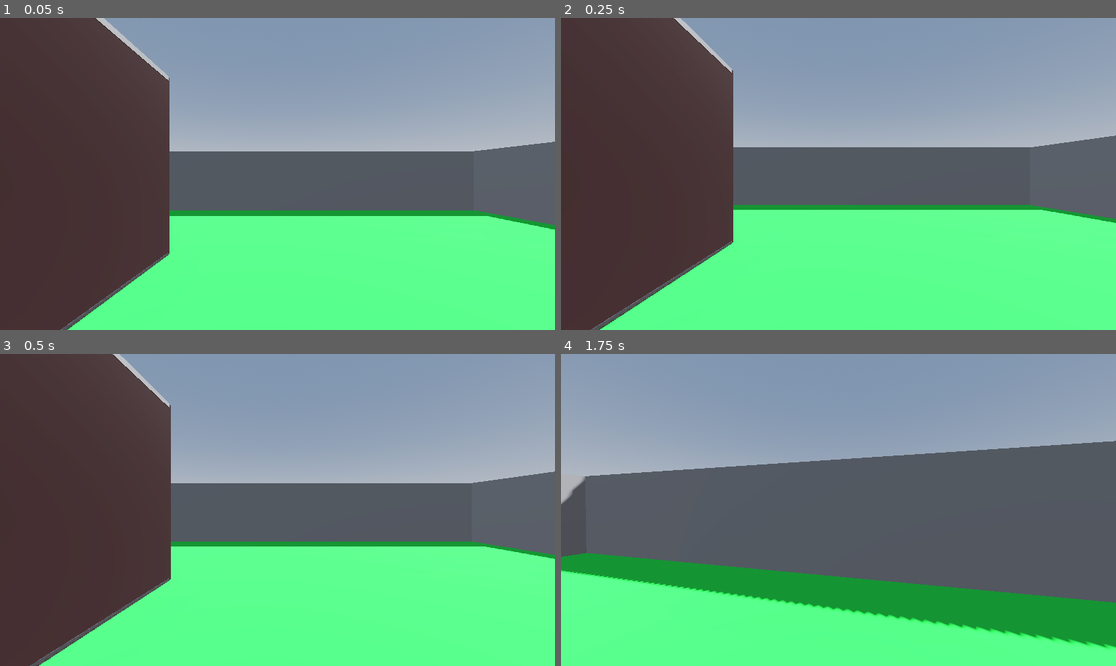
Above: before the commit, frames 1-4 (two rows, left to right).
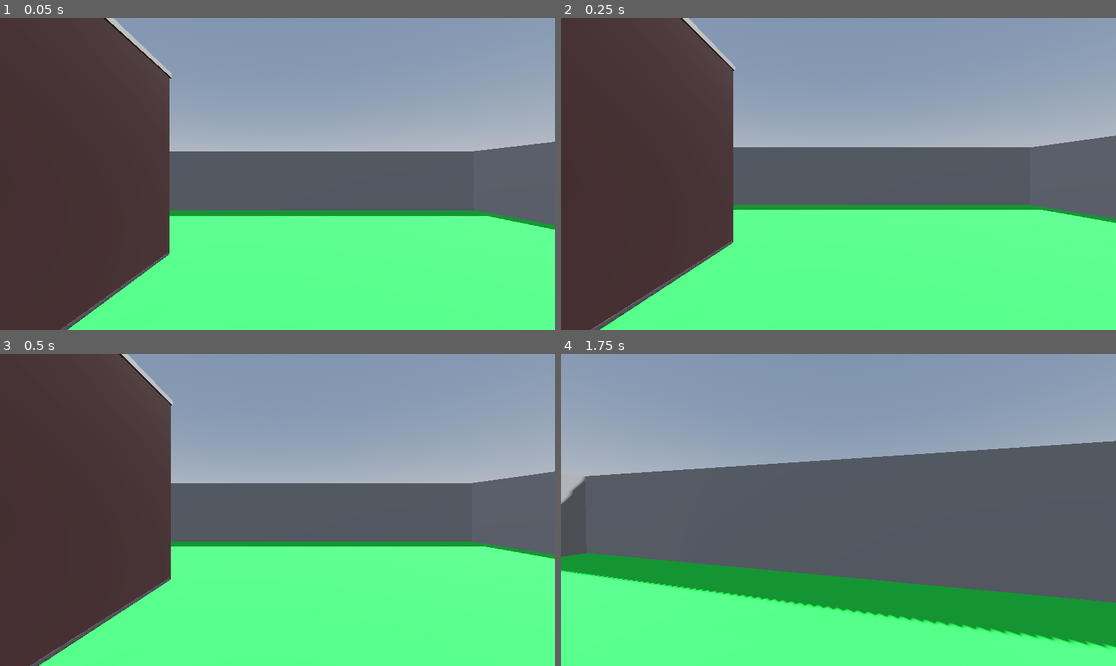
Above: after the commit, the same moments.

Repository: LuciferatW0rk/Brackeys_GameJam
Game: Godot game, scene res://Scenes/world.tscn
The game is run twice, just before and just after one commit, with the same random seed, the same clock (stepped at 60 frames per second) and the same inputs.
Inputs (mouse positions are in pixels of both pictures, inside the frame that each line leads up to):
- Up to frame 1 (0.05 s): no input
- Up to frame 2 (0.25 s): no input
- Up to frame 3 (0.5 s): no input
- Up to frame 4 (1.75 s): tap Enter at 0.5 s; move the mouse to (866, 510) at 0.52 s; hold W (up) from 0.53 s (still down); tap Space (jump) at 0.77, 1.52 s; move the mouse to (810, 510) at 1.27 s

The runs differ from the first frame. In frame 1, 0.5% of the frame differs, in the area x 17-31%, y 0-21%; in frame 2, 0.4%; in frame 3, 0.4%; in frame 4, nothing differs.

Commit message:
Update house.tscn

Diff:
--- a/Assets/house.tscn
+++ b/Assets/house.tscn
@@ -29,9 +29,9 @@
 size = Vector3(6, 0.1, 6)
 
 [node name="Ceiling" type="CSGBox3D" parent="."]
-transform = Transform3D(1, 0, 0, 0, 1, 0, 0, 0, 1, 0, 3.90148, 0)
+transform = Transform3D(1, 0, 0, 0, 1, 0, 0, 0, 1, 0, 4.00354, 0.00333512)
 use_collision = true
-size = Vector3(6, 0.1, 6)
+size = Vector3(6.05, 0.1, 6.2)
 
 [node name="Wall1" type="CSGBox3D" parent="."]
 transform = Transform3D(1, 0, 0, 0, 1, 0, 0, 0, 1, 1.97563, 1.95058, -3.047)
